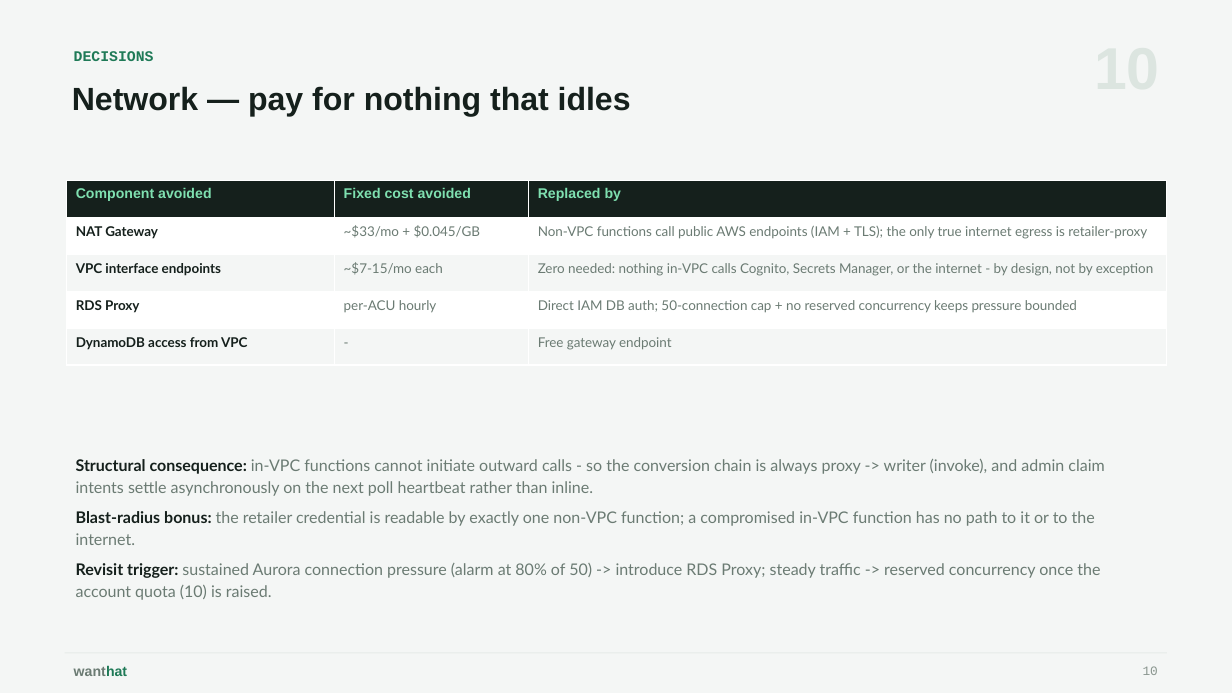
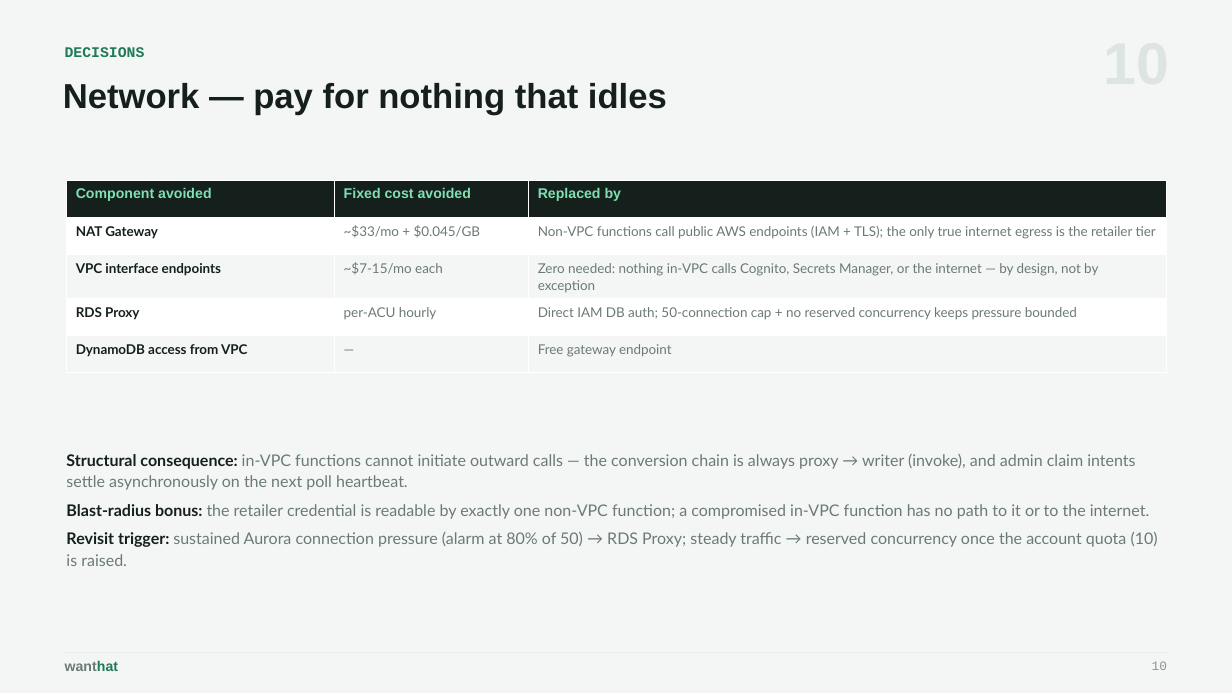
Before and after one commit to wanthat-app/monorepo, a slide deck: slide 10 of slides/wanthat-presentation.pptx. Drawn at 1232x693 pixels with LibreOffice and Linux fonts; fonts in the diff are those of the drawing. Boxes give left, top, right and bottom in pixels: in the first picture for what was removed or moved away, otherwise in the second. Text is boxed around its words. In the diff, an @@ line names an element or a change of style, - is before the commit and + after.

```diff
--- a/slides/wanthat-presentation.pptx
+++ b/slides/wanthat-presentation.pptx
@@ text "Network — pay for nothing ..." at (x1=63, y1=83, x2=667, y2=115): size 25 to 27 pt @@
@@ table at (x1=67, y1=180, x2=1166, y2=365) @@
-row 2, column 3: Non-VPC functions call public AWS endpoints (IAM + TLS); the only true internet egress is retailer-proxy
+row 2, column 3: Non-VPC functions call public AWS endpoints (IAM + TLS); the only true internet egress is the retailer tier
-row 3, column 3: Zero needed: nothing in-VPC calls Cognito, Secrets Manager, or the internet - by design, not by exception
+row 3, column 3: Zero needed: nothing in-VPC calls Cognito, Secrets Manager, or the internet — by design, not by exception
-row 5, column 2: -
+row 5, column 2: —
@@ text at (x1=66, y1=454, x2=1135, y2=490): text changed @@
-Structural consequence: in-VPC functions cannot initiate outward calls - so the conversion chain is always proxy -> writer (invoke), and admin claim intents settle asynchronously on the next poll heartbeat rather than inline.
+Structural consequence: in-VPC functions cannot initiate outward calls — the conversion chain is always proxy → writer (invoke), and admin claim intents settle asynchronously on the next poll heartbeat.
@@ text at (x1=66, y1=504, x2=1150, y2=519): line spacing 1.15 to 1.1 @@
@@ text at (x1=66, y1=532, x2=1158, y2=566): text changed @@
-Revisit trigger: sustained Aurora connection pressure (alarm at 80% of 50) -> introduce RDS Proxy; steady traffic -> reserved concurrency once the account quota (10) is raised.
+Revisit trigger: sustained Aurora connection pressure (alarm at 80% of 50) → RDS Proxy; steady traffic → reserved concurrency once the account quota (10) is raised.
@@ 3 texts moved together from (x1=74, y1=51, x2=1158, y2=676) to (x1=65, y1=47, x2=1167, y2=671) @@
```
Also in this commit, not shown: 19 other slides changed, 22 other files.
